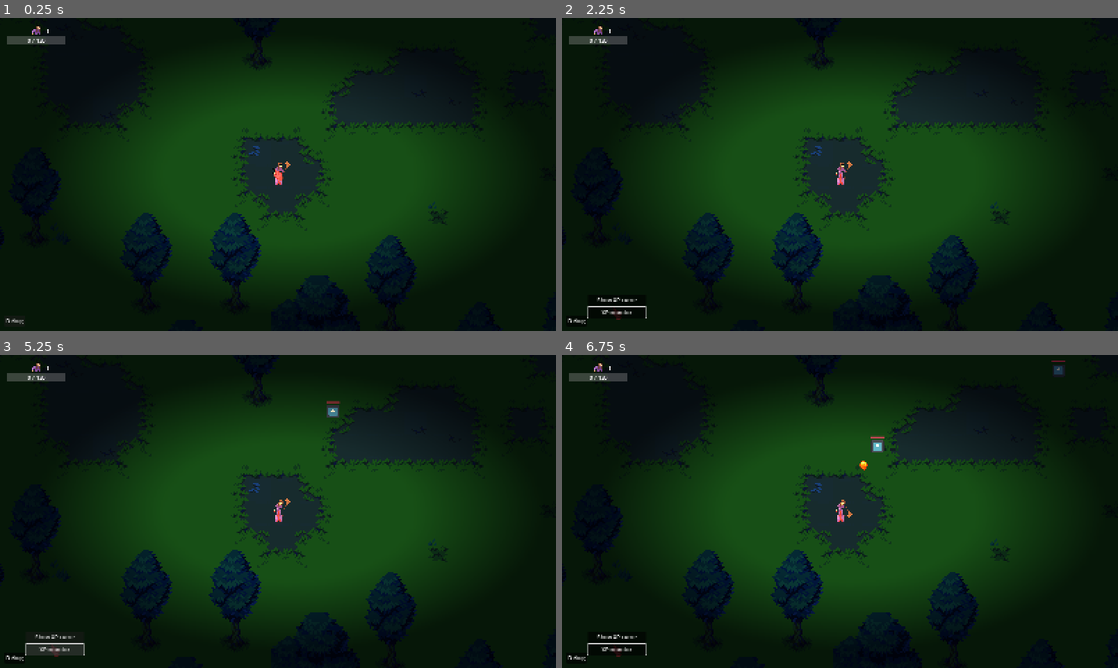
Above: before the commit, frames 1-4 (two rows, left to right).
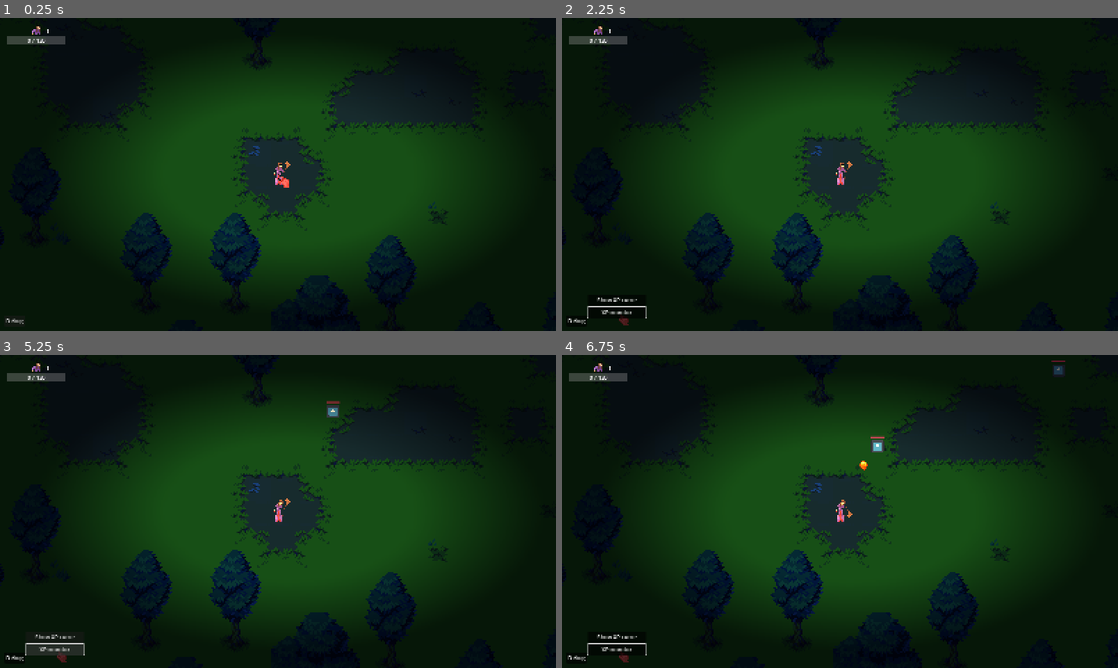
Above: after the commit, the same moments.

Repository: astonedf/Survivor
Game: Godot game, scene res://scenes/main/main.tscn
Same seed, same stepped clock (60 frames per second), same inputs: the game is played once before the commit and once after it. The engine's default icon, where the game draws it, is replaced by a stand-in: a white triangle on a blue panel in a dark square.
Inputs:
- Up to frame 1 (0.25 s): no input
- Up to frame 2 (2.25 s): click "Debug" at 0.5 s; click "Show XP curve" at 1.25 s; click "XP monitor" at 2 s
- Up to frame 3 (5.25 s): click "Debug" at 2.75 s; click "Debug" at 3.5 s; click "Show XP curve" at 4.25 s; click "XP monitor" at 5 s
- Up to frame 4 (6.75 s): click "Show XP curve" at 5.75 s; click "XP monitor" at 6.5 s

The runs differ from the first frame. In frame 1, less than 0.1% of the frame differs, in the area x 49-52%, y 48-55%; in frame 2, less than 0.1%; in frame 3, less than 0.1%; in frame 4, less than 0.1%.

Commit message:
hand is placed correctly

Diff:
--- a/Survivor/characters/the_hand/the_hand.tscn
+++ b/Survivor/characters/the_hand/the_hand.tscn
@@ -8,7 +8,6 @@
 
 [node name="TheHand" type="CharacterBody2D"]
 script = ExtResource("1_calpg")
-_can_take_damage = false
 
 [node name="CollisionShape2D" type="CollisionShape2D" parent="."]
 shape = SubResource("CircleShape2D_851w7")
@@ -19,5 +18,6 @@
 
 [node name="ArmSprite" type="Sprite2D" parent="."]
 texture_filter = 1
-position = Vector2(21, 21)
+position = Vector2(2, 2)
 texture = ExtResource("3_r3mcr")
+centered = false
--- a/Survivor/characters/xp_blood/xp_blood.gd
+++ b/Survivor/characters/xp_blood/xp_blood.gd
@@ -12,4 +12,4 @@
 		pickup.collecting_time = collecting_time
 		pickup.xp = xp
 		pickup.global_position = pickup_position
-		get_tree().current_scene.add_child(pickup)
+		get_tree().current_scene.call_deferred("add_child", pickup)
--- a/Survivor/characters/xp_blood/xp_blood_pickup.tscn
+++ b/Survivor/characters/xp_blood/xp_blood_pickup.tscn
@@ -5,7 +5,7 @@
 [ext_resource type="PackedScene" uid="uid://caxocsy3ly88d" path="res://components/XpReward/xp_reward.tscn" id="3_lj66e"]
 
 [sub_resource type="CircleShape2D" id="CircleShape2D_5f7l4"]
-radius = 43.0116
+radius = 51.0098
 
 [sub_resource type="Gradient" id="Gradient_uh8cq"]
 colors = PackedColorArray(1, 0, 0, 1, 1, 0, 0, 0)
